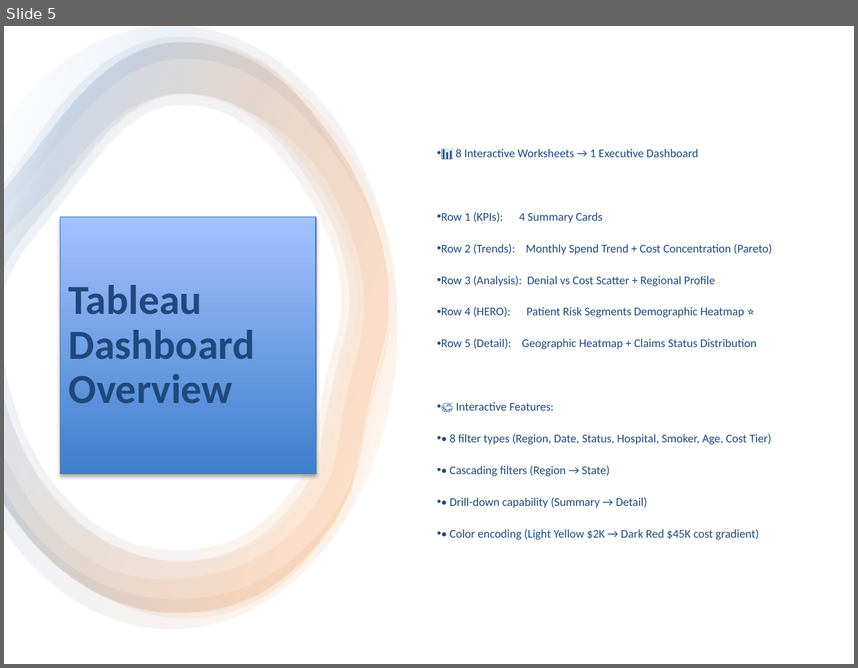
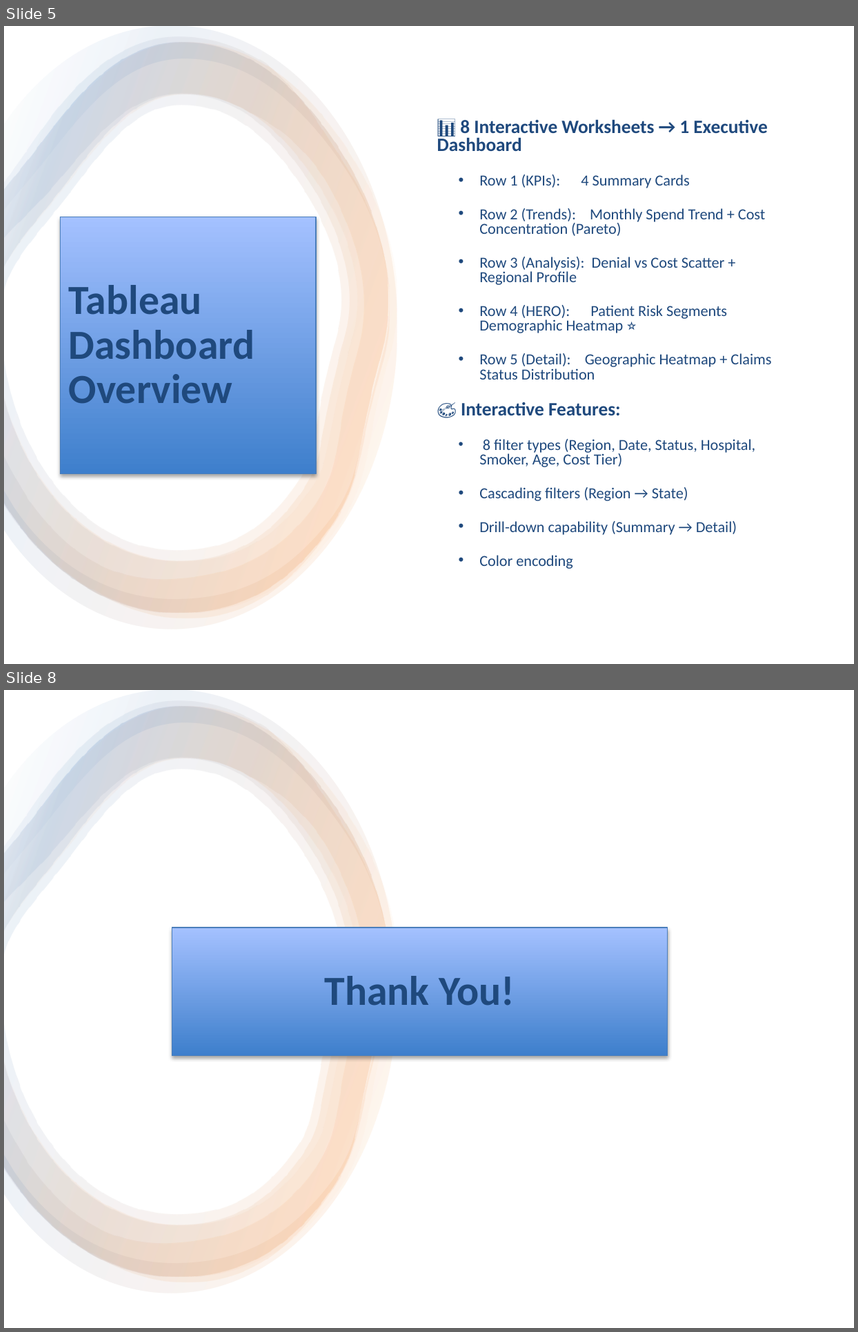
Before and after one commit to chandanaks2010-dev/Healthcare-Insurance-Claim-Analysis-And-Denial-Patterns-Dashboard, a slide deck: report/Healthcare_Insurance_Dashboard_Presentation.pptx. Shown one above the other, each under a label of ours: slide 5 before the commit, slides 5 and 8 after it; the slides between them are not shown. The pictures are 858x668 and 858x1332 pixels, drawn with LibreOffice and Linux fonts; fonts in the diff are those of the drawing. Boxes give left, top, right and bottom in pixels: in the first picture for what was removed or moved away, otherwise in the second. Text is boxed around its words. In the diff, an @@ line names an element or a change of style, - is before the commit and + after.

```diff
--- a/report/Healthcare_Insurance_Dashboard_Presentation.pptx
+++ b/report/Healthcare_Insurance_Dashboard_Presentation.pptx
@@ slide 8 added at [4,690,854,1328], background #FFFFFF @@
@@ rectangle added at [4,690,854,1328], fill #FFFFFF @@
@@ group added at [4,690,397,1292]: 5 freeform shapes @@
@@ rectangle added at [172,927,668,1055], fill gradient #3F80CE to #A4C4FF, outline #4B7EBC 0.75 pt, 35 pt, text #1F497D, bold @@
+Thank You!
@@ slide 5 changed as well @@
@@ text at [437,119,771,416]: size 10 to 16 pt, bold on in "📊 8 Interactive Worksheets → 1 Executive ...", "🎨 Interactive Features:"; size 10 to 13 pt in "Row 1 (KPIs): 4 Summary Cards", "Row 2 (Trends): Monthly Spend Trend + ...", "Row 3 (Analysis): Denial vs Cost Scatter ...", "Row 4 (HERO): Patient Risk Segments Demographic ..." and 1 more places; bullet • to none; line spacing 0.9 to 0.8; list level 1 to 2 in "Row 1 (KPIs): 4 Summary ..."; list level 1 to 2 in "Row 2 (Trends): Monthly Spend ..."; list level 1 to 2 in "Row 3 (Analysis): Denial vs ..."; list level 1 to 2 in "Row 4 (HERO): Patient Risk ..."; list level 1 to 2 in "Row 5 (Detail): Geographic Heatmap ..." @@
@@ text at [479,439,755,568]: text changed; size 10 to 13 pt @@
-• • 8 filter types (Region, Date, Status, Hospital, Smoker, Age, Cost Tier)
-• • Cascading filters (Region → State)
-• • Drill-down capability (Summary → Detail)
-• • Color encoding (Light Yellow $2K → Dark Red $45K cost gradient)
+  • 8 filter types (Region, Date, Status, Hospital, Smoker, Age, Cost Tier)
+  • Cascading filters (Region → State)
+  • Drill-down capability (Summary → Detail)
+  • Color encoding
```
Also in this commit, not shown: 6 other slides changed.
